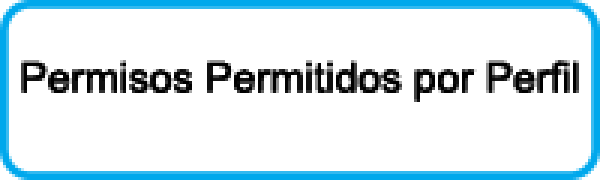
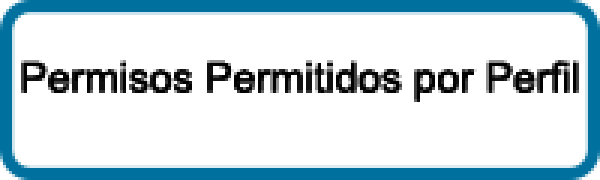
Before/after of a 600×180 layered artwork. What changed in the layer stack:
painted on "Rectángulo redondeado 1" over <box>0,0,600,180</box>
